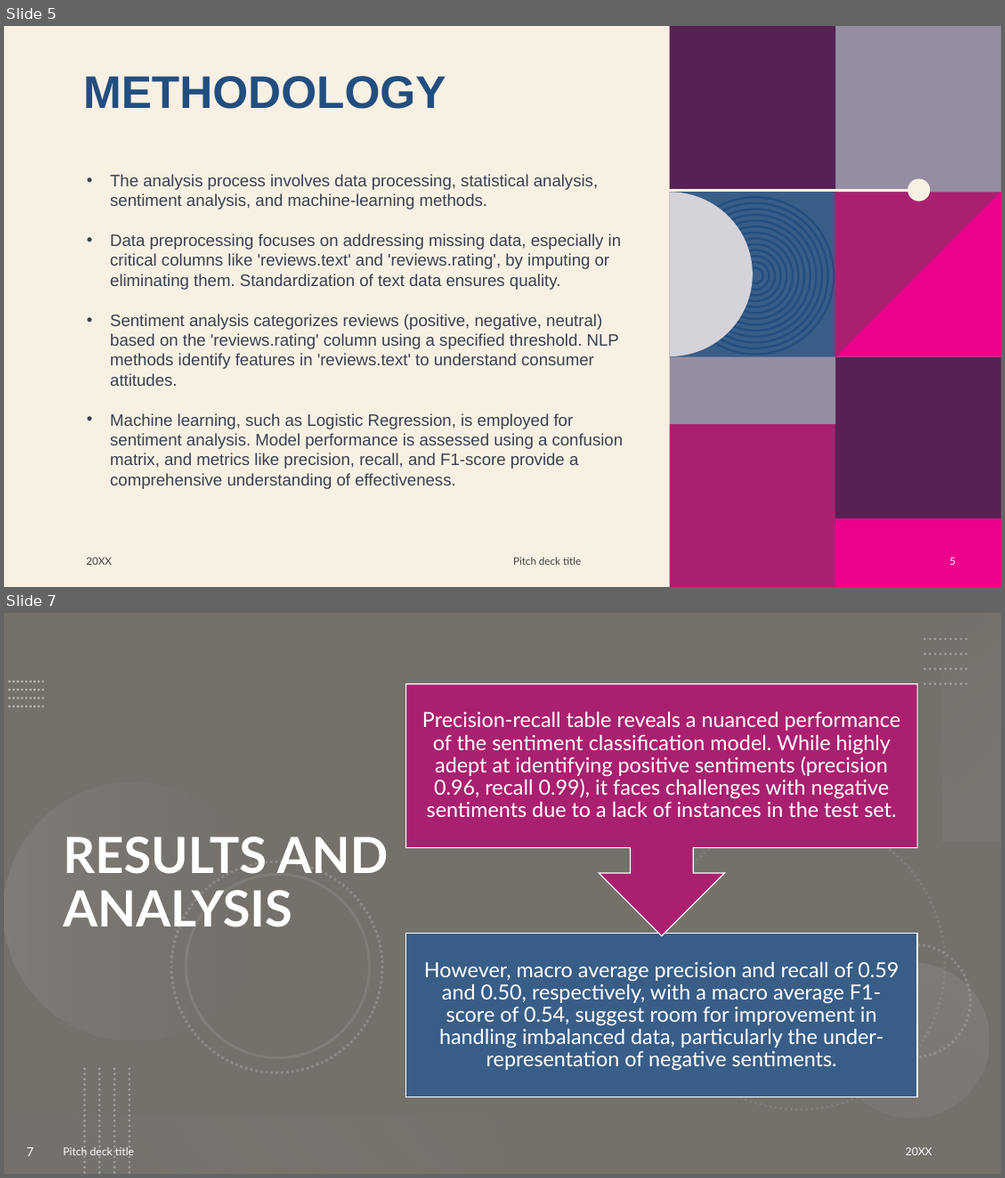
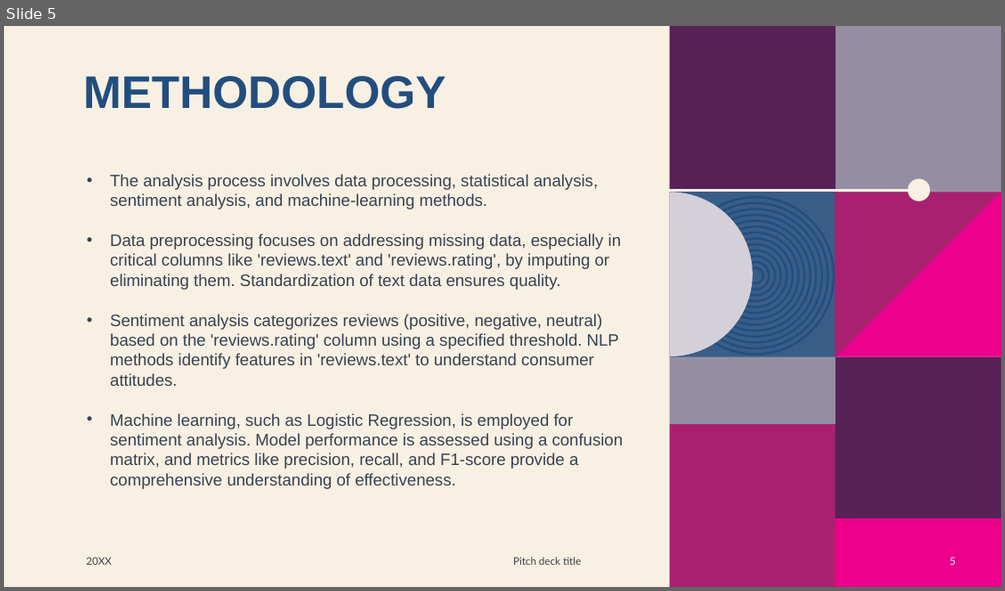
Before and after one commit to Demiarge/CSE431_BRACU, a slide deck: Submission4/slide.pptx. Shown one above the other, each under a label of ours: slides 5 and 7 before the commit, slide 5 after it; the slides between them are not shown. The pictures are 1005x1178 and 1005x591 pixels, drawn with LibreOffice and Linux fonts; fonts in the diff are those of the drawing; background and template pictures are left out. Boxes give left, top, right and bottom in pixels: in the first picture for what was removed or moved away, otherwise in the second. Text is boxed around its words. In the diff, an @@ line names an element or a change of style, - is before the commit and + after.

```diff
--- a/Submission4/slide.pptx
+++ b/Submission4/slide.pptx
@@ slide 7 removed at (4, 613, 1001, 1174), background #F8F0E3; not listed: 5 template elements that a slide beside it also shows @@
@@ rectangle removed at (4, 613, 1001, 1174) @@
@@ rectangle removed at (4, 613, 1001, 1174) @@
@@ rectangle removed at (943, 613, 1001, 842) @@
@@ group removed at (8, 682, 44, 706): 4 lines @@
@@ group removed at (924, 639, 970, 684): 4 lines @@
@@ group removed at (406, 684, 918, 1097): 2 texts, 1 rectangle, 1 up arrow callout @@
-However, macro average precision and recall of 0.59 and 0.50, respectively, with a macro average F1-score of 0.54, suggest room for improvement in handling imbalanced data, particularly the under-representation of negative sentiments.
-Precision-recall table reveals a nuanced performance of the sentiment classification model. While highly adept at identifying positive sentiments (precision 0.96, recall 0.99), it faces challenges with negative sentiments due to a lack of instances in the test set.
@@ title removed at (63, 836, 388, 927) @@
-RESULTS AND ANALYSIS
@@ group removed at (4, 783, 1001, 1146): 6 ellipses @@
@@ rectangle removed at (834, 943, 1001, 1110) @@
@@ group removed at (85, 1069, 129, 1174): 4 lines @@
@@ rectangle removed at (4, 1116, 502, 1174) @@
@@ text removed at (63, 1146, 134, 1158) @@
-Pitch deck title
@@ page number removed at (26, 1147, 33, 1156) @@
-7
@@ text removed at (906, 1147, 932, 1155) @@
-20XX
```
Also in this commit, not shown: 4 other slides changed, 6 other slides removed, 3 other files.
